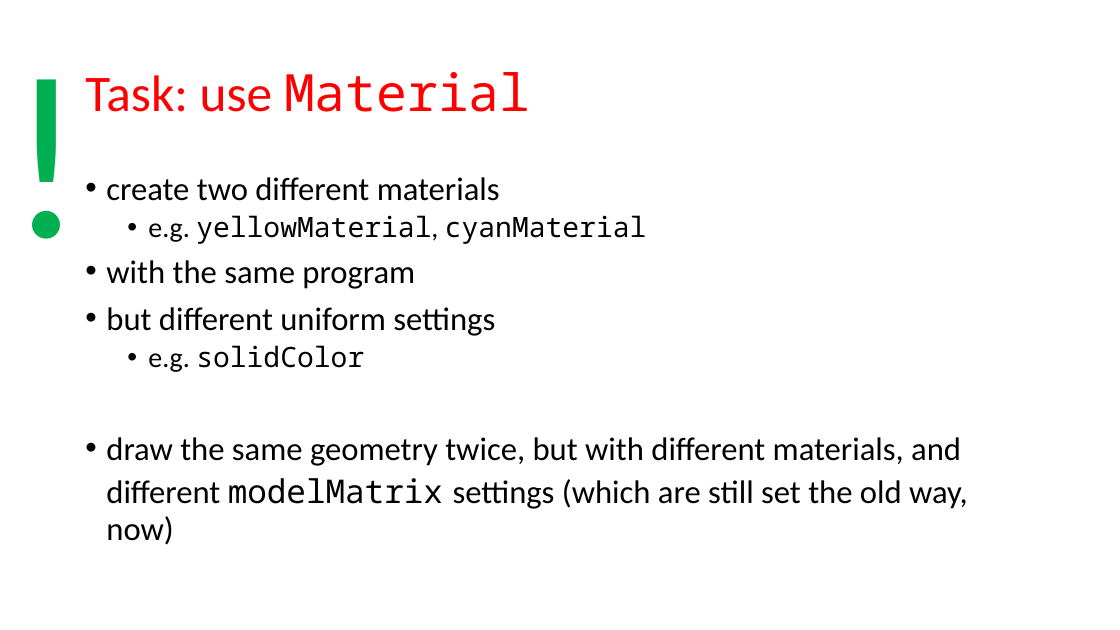
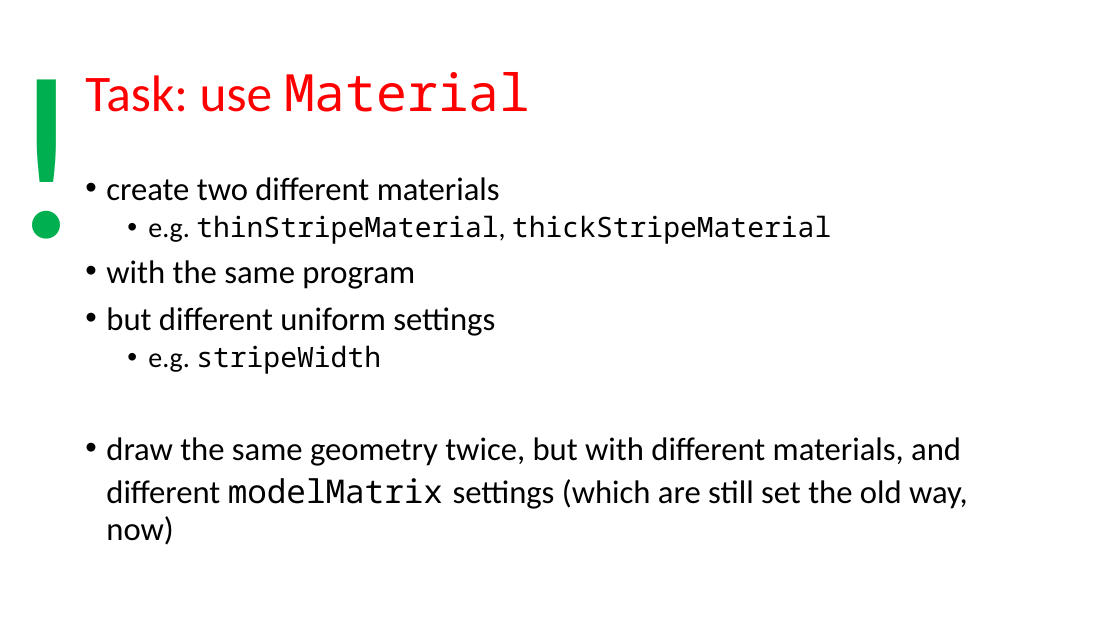
Before and after one commit to szecsi/kogfactory, a slide deck: slide 29 of projects/kog.020.030-gom/aitcg070 - Game Object Model.pptx. Drawn at 1120x630 pixels with LibreOffice and Linux fonts; fonts in the diff are those of the drawing. Boxes give left, top, right and bottom in pixels: in the first picture for what was removed or moved away, otherwise in the second. Text is boxed around its words. In the diff, an @@ line names an element or a change of style, - is before the commit and + after.

```diff
--- a/projects/kog.020.030-gom/aitcg070 - Game Object Model.pptx
+++ b/projects/kog.020.030-gom/aitcg070 - Game Object Model.pptx
@@ text at (148,215,831,244): text changed @@
-  • e.g. yellowMaterial, cyanMaterial
+  • e.g. thinStripeMaterial, thickStripeMaterial
@@ text at (148,345,381,374): text changed @@
-  • e.g. solidColor
+  • e.g. stripeWidth
```
Also in this commit, not shown: 8 other slides changed, 1 slide removed, 3 other files.
